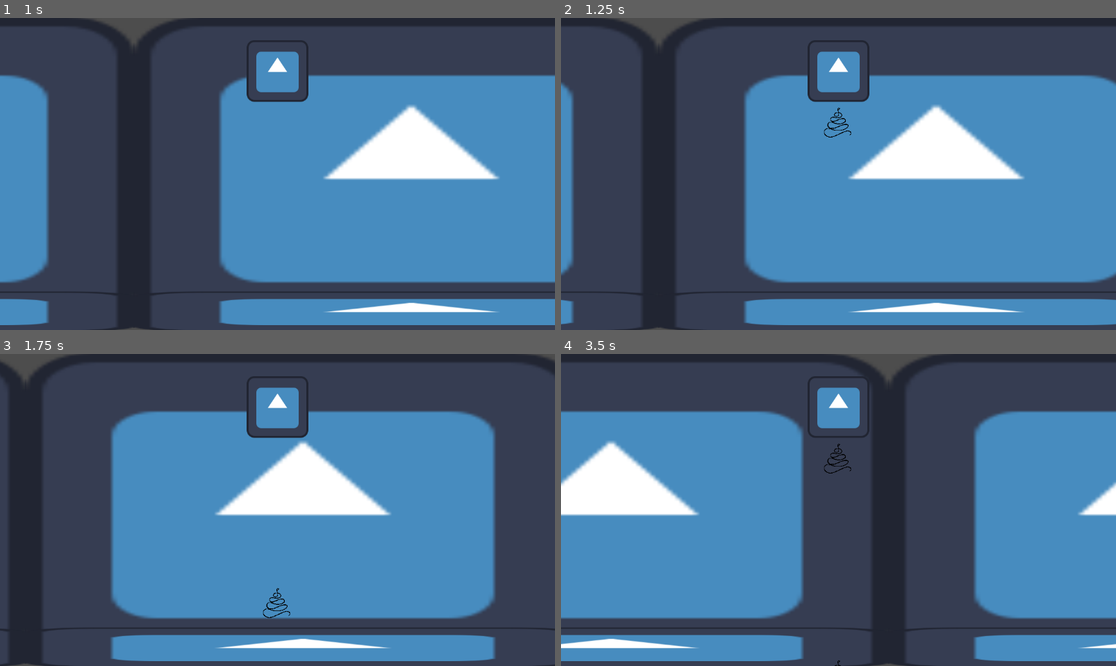
Above: before the commit, frames 1-4 (two rows, left to right).
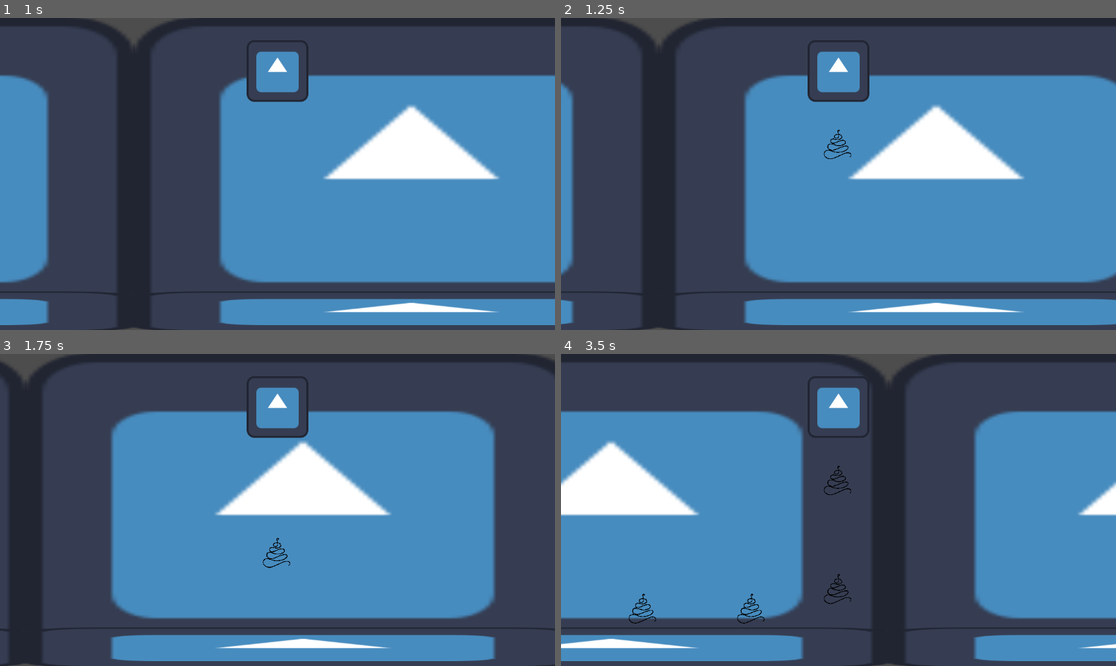
Above: after the commit, the same moments.

Repository: Argonbart/1Kackspiel
Game: Godot game, scene res://scenes/world.tscn
Two runs of this game, one before a commit and one after it. Both use one fixed random seed, a clock stepped at 60 frames per second and the inputs below. The engine's default icon, where the game draws it, is replaced by a stand-in: a white triangle on a blue panel in a dark square.
Inputs (mouse positions are in pixels of both pictures, inside the frame that each line leads up to):
- Up to frame 1 (1 s): move the mouse to (399, 158) at 0.52 s; click (399, 158) at 0.67 s
- Up to frame 2 (1.25 s): no input
- Up to frame 3 (1.75 s): move the mouse to (166, 525) at 1.27 s; click (166, 525) at 1.42 s
- Up to frame 4 (3.5 s): move the mouse to (894, 441) at 2.02 s; click (894, 441) at 2.17 s; move the mouse to (810, 572) at 2.77 s; click (810, 572) at 2.92 s

Frame 1 is identical in both runs. In frame 2, 0.2% of the frame differs, in the area x 47-53%, y 28-46%; in frame 3, 0.2%; in frame 4, 0.5%, in the area x 12-53%, y 28-100%.

Commit message:
Add poop collision

Diff:
--- a/1kackspiel/project.godot
+++ b/1kackspiel/project.godot
@@ -14,3 +14,7 @@
 run/main_scene="uid://b87flovmmqdy6"
 config/features=PackedStringArray("4.4", "Forward Plus")
 config/icon="res://assets/icon.svg"
+
+[autoload]
+
+Globals="*res://scripts/globals.gd"
--- a/1kackspiel/scenes/poop.tscn
+++ b/1kackspiel/scenes/poop.tscn
@@ -1,24 +1,29 @@
 [gd_scene load_steps=5 format=3 uid="uid://c25xab4l8sob6"]
 
 [ext_resource type="Texture2D" uid="uid://d7ccj6l01dwt" path="res://assets/kacki.png" id="1_634gh"]
+[ext_resource type="Shape2D" uid="uid://bw2mkd7sar2ja" path="res://shapes/poop_shape.tres" id="2_aj47t"]
 [ext_resource type="Script" uid="uid://wxgakxl7g3u3" path="res://scripts/poop.gd" id="2_pkbnx"]
 [ext_resource type="Texture2D" uid="uid://b3qqm72k53syp" path="res://assets/icon.svg" id="3_l3xhj"]
 
-[sub_resource type="CircleShape2D" id="CircleShape2D_634gh"]
-radius = 916.856
+[node name="Poop" type="Node2D" node_paths=PackedStringArray("poop_body", "poop_area")]
+script = ExtResource("2_pkbnx")
+poop_body = NodePath("PoopBody")
+poop_area = NodePath("PoopBody/PoopArea")
 
-[node name="Poop" type="Sprite2D"]
+[node name="PoopBody" type="StaticBody2D" parent="."]
+position = Vector2(0, 100)
+collision_layer = 2
+
+[node name="PoopBodyCollision" type="CollisionShape2D" parent="PoopBody"]
+shape = ExtResource("2_aj47t")
+
+[node name="PoopSprite" type="Sprite2D" parent="PoopBody"]
 scale = Vector2(0.04, 0.04)
 texture = ExtResource("1_634gh")
-script = ExtResource("2_pkbnx")
 
-[node name="PoopArea" type="Area2D" parent="."]
-
-[node name="PoopCollisionShape" type="CollisionShape2D" parent="PoopArea"]
-shape = SubResource("CircleShape2D_634gh")
-
-[node name="CPUParticles" type="CPUParticles2D" parent="."]
+[node name="PoopParticles" type="CPUParticles2D" parent="PoopBody/PoopSprite"]
 visible = false
+scale = Vector2(25, 25)
 amount = 100
 texture = ExtResource("3_l3xhj")
 preprocess = 10.0
@@ -28,3 +33,11 @@
 scale_amount_min = 0.2
 scale_amount_max = 0.2
 color = Color(1, 0, 0, 1)
+
+[node name="PoopArea" type="Area2D" parent="PoopBody"]
+collision_layer = 2
+
+[node name="PoopAreaCollision" type="CollisionShape2D" parent="PoopBody/PoopArea"]
+shape = ExtResource("2_aj47t")
+
+[connection signal="area_entered" from="PoopBody/PoopArea" to="." method="_on_poop_area_area_entered"]
--- a/1kackspiel/scenes/world.tscn
+++ b/1kackspiel/scenes/world.tscn
@@ -1,22 +1,41 @@
-[gd_scene load_steps=3 format=3 uid="uid://b87flovmmqdy6"]
+[gd_scene load_steps=4 format=3 uid="uid://b87flovmmqdy6"]
 
 [ext_resource type="PackedScene" uid="uid://cm4xec5ngycft" path="res://scenes/bird.tscn" id="1_nnsk1"]
 [ext_resource type="Texture2D" uid="uid://b3qqm72k53syp" path="res://assets/icon.svg" id="2_rwgxs"]
+[ext_resource type="Shape2D" uid="uid://c66lqgv2eaf30" path="res://shapes/ground_shape.tres" id="3_4wyf3"]
 
 [node name="World" type="Node2D"]
 
-[node name="Parallax2D" type="Parallax2D" parent="."]
+[node name="Parallax" type="Parallax2D" parent="."]
 repeat_size = Vector2(1152, 0)
 
-[node name="Background" type="Sprite2D" parent="Parallax2D"]
+[node name="Background" type="Sprite2D" parent="Parallax"]
 position = Vector2(578, 324)
 scale = Vector2(9.01562, 5.10938)
 texture = ExtResource("2_rwgxs")
 
-[node name="Ground" type="Sprite2D" parent="Parallax2D"]
+[node name="Ground" type="Sprite2D" parent="Parallax"]
 position = Vector2(578, 609.5)
 scale = Vector2(9.01562, 0.648438)
 texture = ExtResource("2_rwgxs")
 
 [node name="Bird" parent="." instance=ExtResource("1_nnsk1")]
 position = Vector2(0, 324)
+
+[node name="Ground" type="Node2D" parent="."]
+
+[node name="GroundBody" type="StaticBody2D" parent="Ground" groups=["ground"]]
+collision_mask = 3
+
+[node name="GroundBodyCollision" type="CollisionShape2D" parent="Ground/GroundBody"]
+position = Vector2(578, 609.5)
+scale = Vector2(4606.3, 46.063)
+shape = ExtResource("3_4wyf3")
+
+[node name="GroundArea" type="Area2D" parent="Ground/GroundBody"]
+collision_mask = 3
+
+[node name="GroundAreaCollision" type="CollisionShape2D" parent="Ground/GroundBody/GroundArea"]
+position = Vector2(578, 609.5)
+scale = Vector2(4606.3, 46.063)
+shape = ExtResource("3_4wyf3")
--- a/1kackspiel/scripts/bird.gd
+++ b/1kackspiel/scripts/bird.gd
@@ -16,9 +16,6 @@
 # exports
 @export var bird_sprite: Sprite2D
 @export var camera: Camera2D
-
-# movement variables
-var flying_direction: bool = true
 
 # button variables
 var time_when_button_was_pressed: float = 0.0
@@ -41,10 +38,7 @@
 
 # Set direction and move
 func _process(delta):
-	if flying_direction:
-		position.x += FLYING_SPEED * delta
-	else:
-		position.x -= FLYING_SPEED * delta
+	position.x += FLYING_SPEED * delta * pow(-1, Globals.invert_direction)
 	position.y += diving * delta
 	camera.position.y += -diving * delta
 	move_and_slide()
@@ -115,7 +109,7 @@
 
 
 func change_direction():
-	flying_direction = !flying_direction
+	Globals.invert_direction = !Globals.invert_direction
 	currently_executing_command = false
 
 
--- /dev/null
+++ b/1kackspiel/scripts/globals.gd
@@ -0,0 +1,5 @@
+extends Node
+
+
+# movement variables
+var invert_direction: bool = false # 0 = nach rechts ; 1 = nach links
--- a/1kackspiel/scripts/poop.gd
+++ b/1kackspiel/scripts/poop.gd
@@ -1,4 +1,24 @@
-extends Sprite2D
+class_name Poop
+extends Node2D
 
-func _process(_delta):
-	position.y += 10.0
+
+# exports
+@export var poop_body: StaticBody2D
+@export var poop_area: Area2D
+
+#variables
+var hit_ground: bool = false
+
+
+# movement
+func _physics_process(delta):
+	if hit_ground:
+		position.x -= 300.0 * delta * pow(-1, Globals.invert_direction)
+	position.y += 5.0
+	poop_body.move_and_collide(Vector2(0.0, 1.0) * delta)
+
+
+func _on_poop_area_area_entered(area):
+	print(area.name)
+	hit_ground = true
+	poop_area.set_deferred("monitoring", false)
--- /dev/null
+++ b/1kackspiel/shapes/ground_shape.tres
@@ -0,0 +1,4 @@
+[gd_resource type="RectangleShape2D" format=3 uid="uid://c66lqgv2eaf30"]
+
+[resource]
+size = Vector2(20, 1.80188)
--- /dev/null
+++ b/1kackspiel/shapes/poop_shape.tres
@@ -0,0 +1,4 @@
+[gd_resource type="CircleShape2D" format=3 uid="uid://bw2mkd7sar2ja"]
+
+[resource]
+radius = 37.1214
Not shown, added: 1kackspiel/scripts/globals.gd.uid
